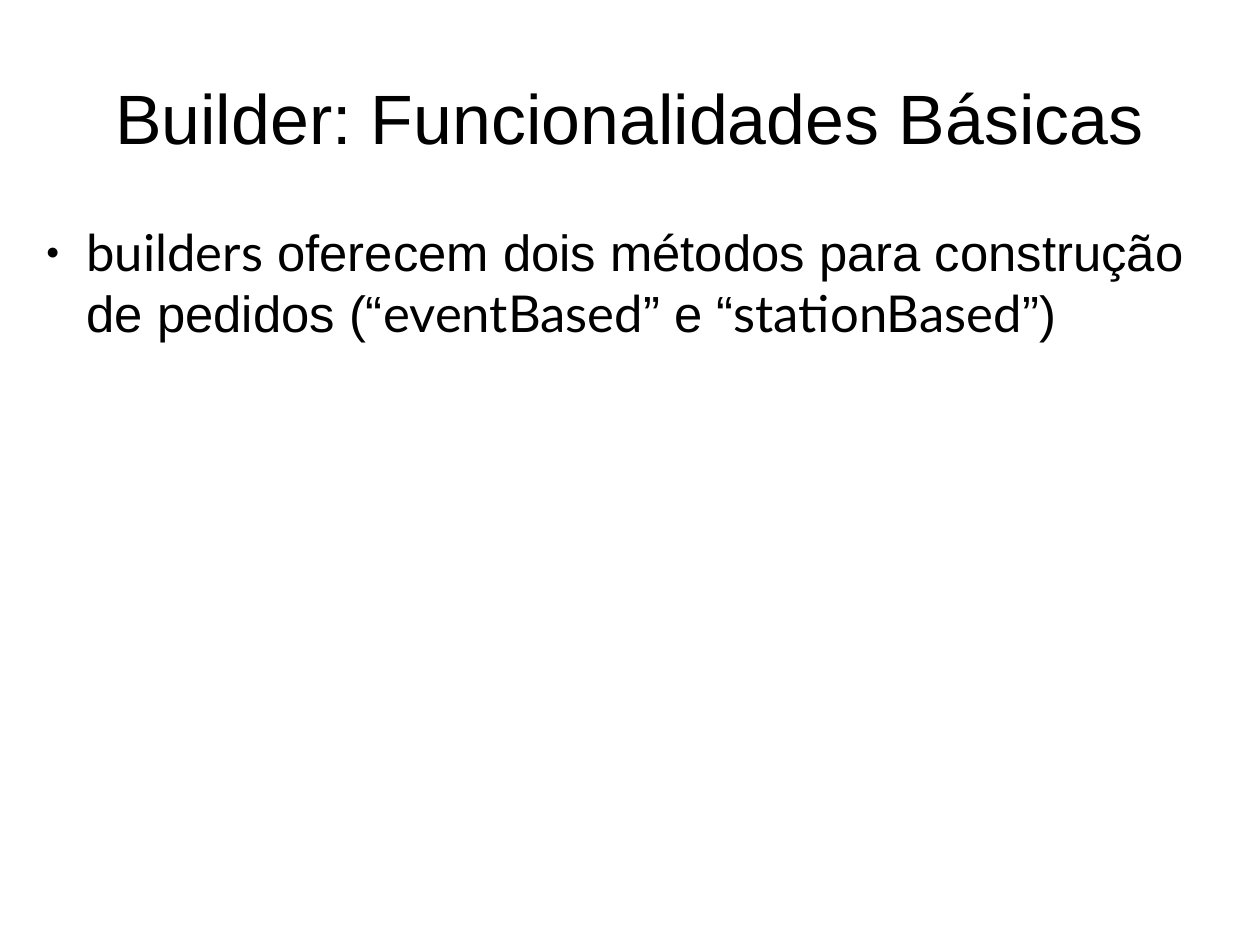
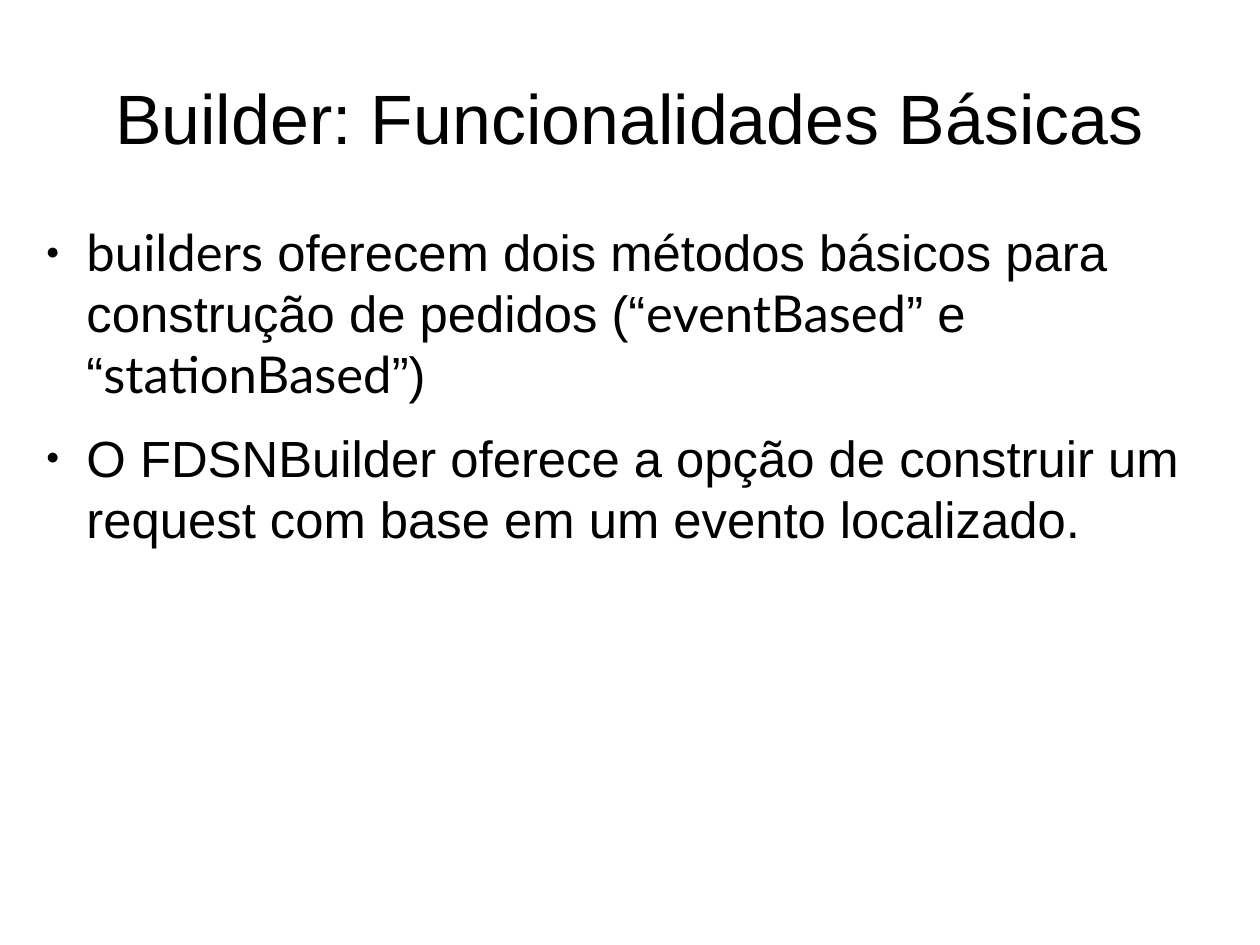
Before and after one commit to marcelobianchi/fetchtool, a slide deck: slide 14 of doc/fetchtool-intro.odp (slide 13 before the commit). Drawn at 1260x945 pixels with LibreOffice and Linux fonts; fonts in the diff are those of the drawing. Boxes give left, top, right and bottom in pixels: in the first picture for what was removed or moved away, otherwise in the second. Text is boxed around its words. In the diff, an @@ line names an element or a change of style, - is before the commit and + after.

```diff
--- a/doc/fetchtool-intro.odp
+++ b/doc/fetchtool-intro.odp
@@ text at [86, 233, 1179, 548]: text changed @@
-● builders oferecem dois métodos para construção de pedidos (“eventBased” e “stationBased”)
+● builders oferecem dois métodos básicos para construção de pedidos (“eventBased” e “stationBased”)
+● O FDSNBuilder oferece a opção de construir um request com base em um evento localizado.
```
Also in this commit, not shown: 18 other slides changed, 5 slides added, 1 slide removed.
